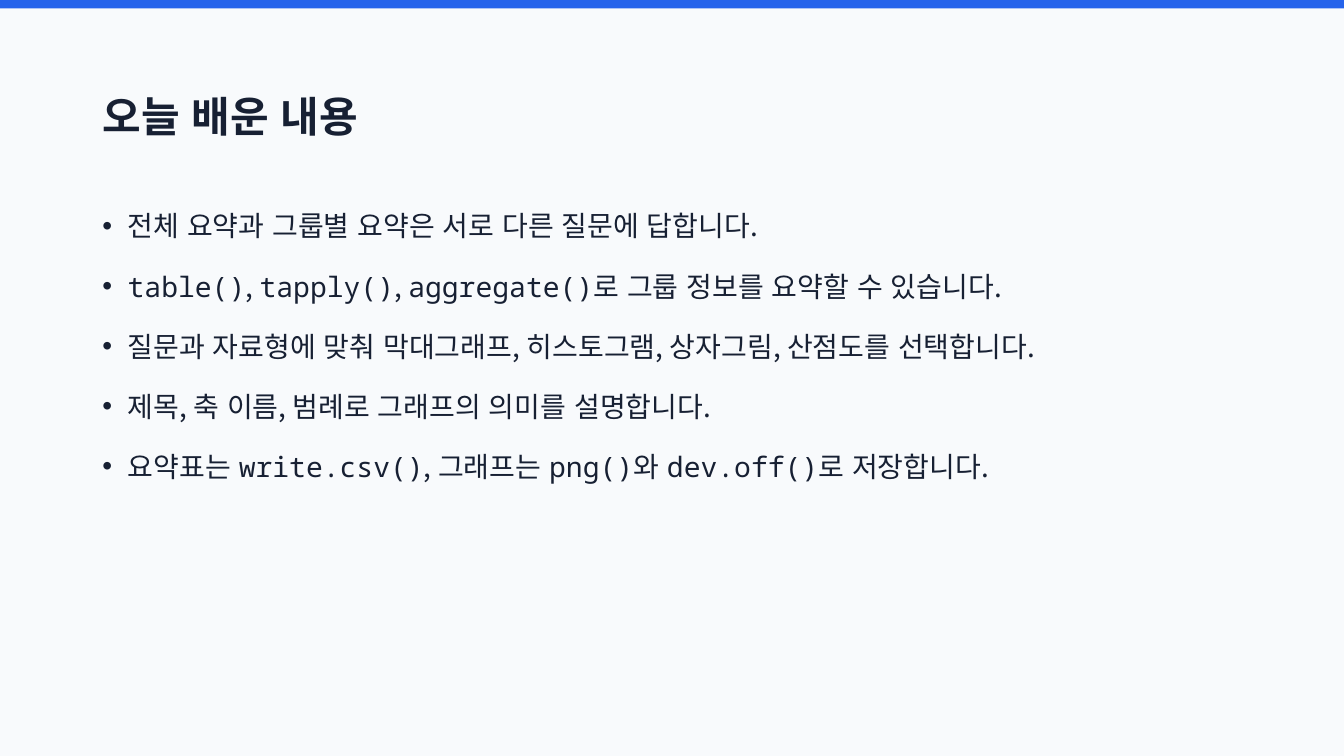
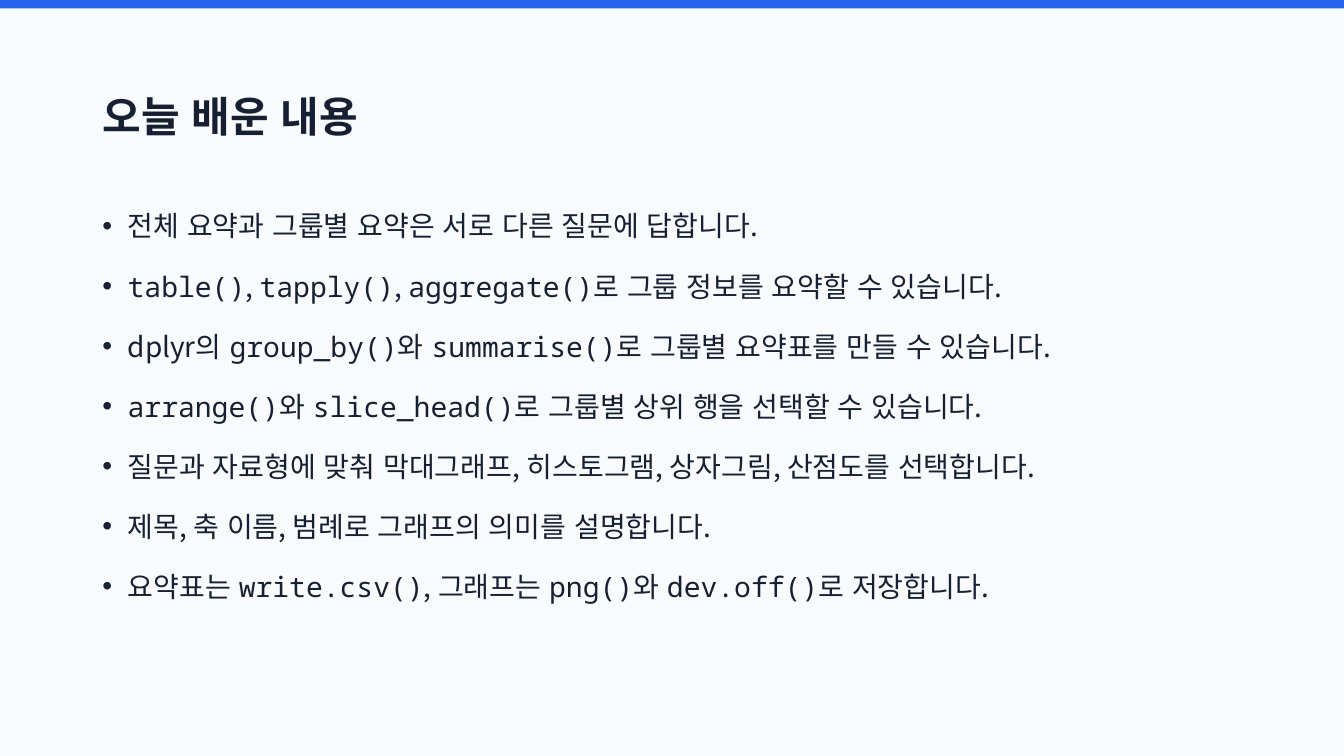
Before and after one commit to joonion/r-programming-basic, a slide deck: slide 71 of slides/10_summaries_and_visualization.pptx (slide 52 before the commit). Drawn at 1344x756 pixels with LibreOffice and Linux fonts; fonts in the diff are those of the drawing. Boxes give left, top, right and bottom in pixels: in the first picture for what was removed or moved away, otherwise in the second. Text is boxed around its words. In the diff, an @@ line names an element or a change of style, - is before the commit and + after.

```diff
--- a/slides/10_summaries_and_visualization.pptx
+++ b/slides/10_summaries_and_visualization.pptx
@@ text at box(128, 334, 1051, 424): paragraphs added @@
+• dplyr의 group_by()와 summarise()로 그룹별 요약표를 만들 수 있습니다.
+• arrange()와 slice_head()로 그룹별 상위 행을 선택할 수 있습니다.
```
Also in this commit, not shown: 2 other slides changed, 19 slides added, 59 other files.
